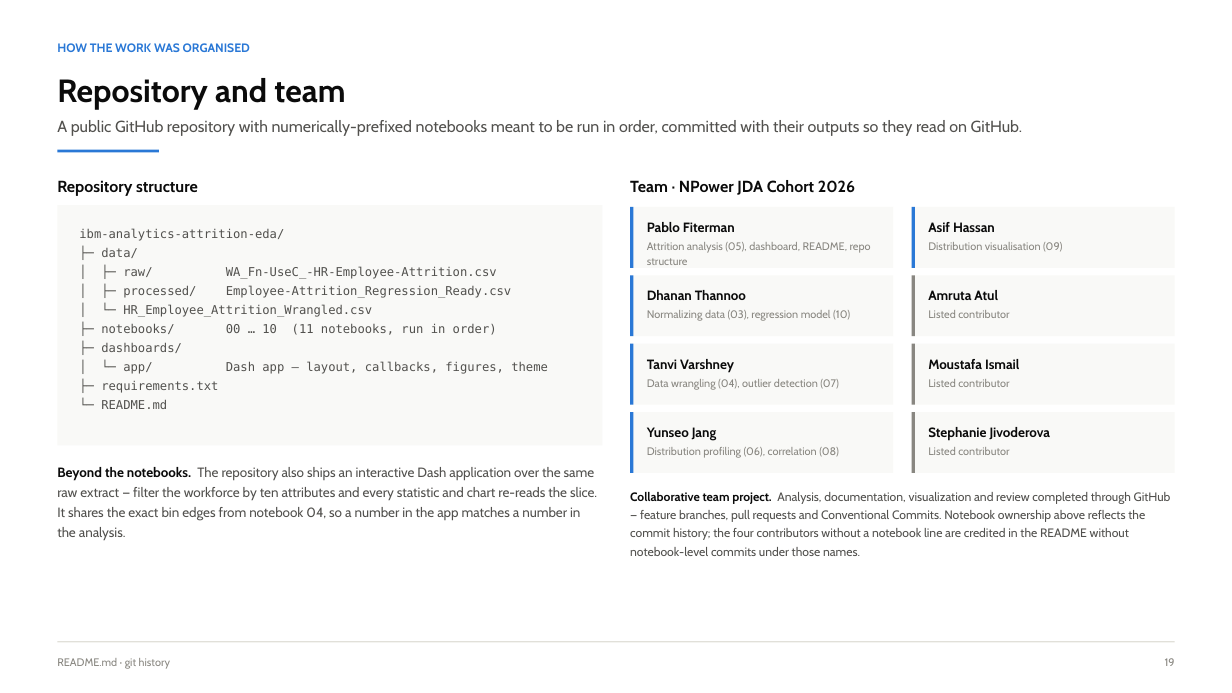
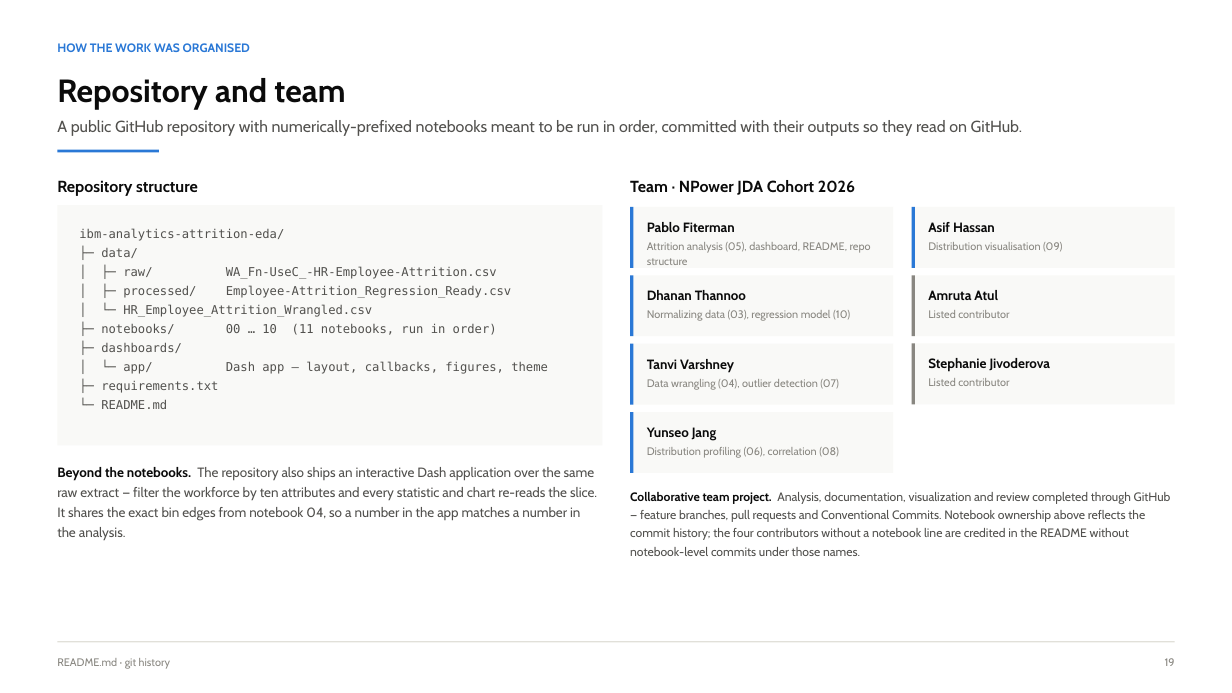
Before and after one commit to NPower-JDA-Cohort-2026/ibm-analytics-attrition-eda, a slide deck: slide 19 of presentation/IBM_Attrition_EDA_Team_Presentation.pptx. Drawn at 1232x693 pixels with LibreOffice and Linux fonts; fonts in the diff are those of the drawing. Boxes give left, top, right and bottom in pixels: in the first picture for what was removed or moved away, otherwise in the second. Text is boxed around its words. In the diff, an @@ line names an element or a change of style, - is before the commit and + after.

Commit message:
Slides moved around

```diff
--- a/presentation/IBM_Attrition_EDA_Team_Presentation.pptx
+++ b/presentation/IBM_Attrition_EDA_Team_Presentation.pptx
@@ text "Stephanie Jivoderova": place and size @@
-text "Stephanie Jivoderova" at bbox=[928, 427, 1051, 441]
+text "Stephanie Jivoderova" at bbox=[928, 358, 1051, 372]
@@ text removed at bbox=[928, 359, 1019, 369] @@
-Moustafa Ismail
@@ rectangle removed at bbox=[912, 412, 1176, 473] @@
@@ rectangle removed at bbox=[912, 412, 916, 473] @@
@@ text removed at bbox=[928, 447, 1009, 455] @@
-Listed contributor
```
Also in this commit, not shown: 12 other slides changed.
